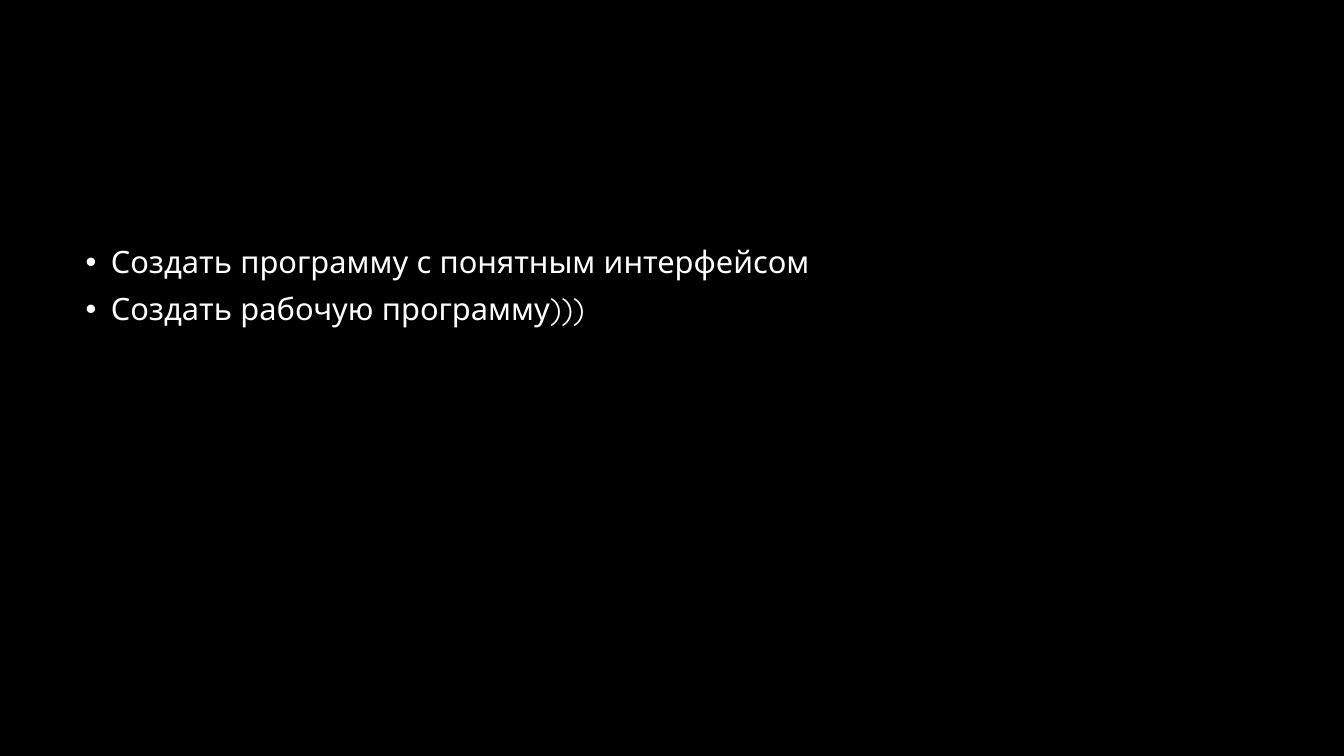
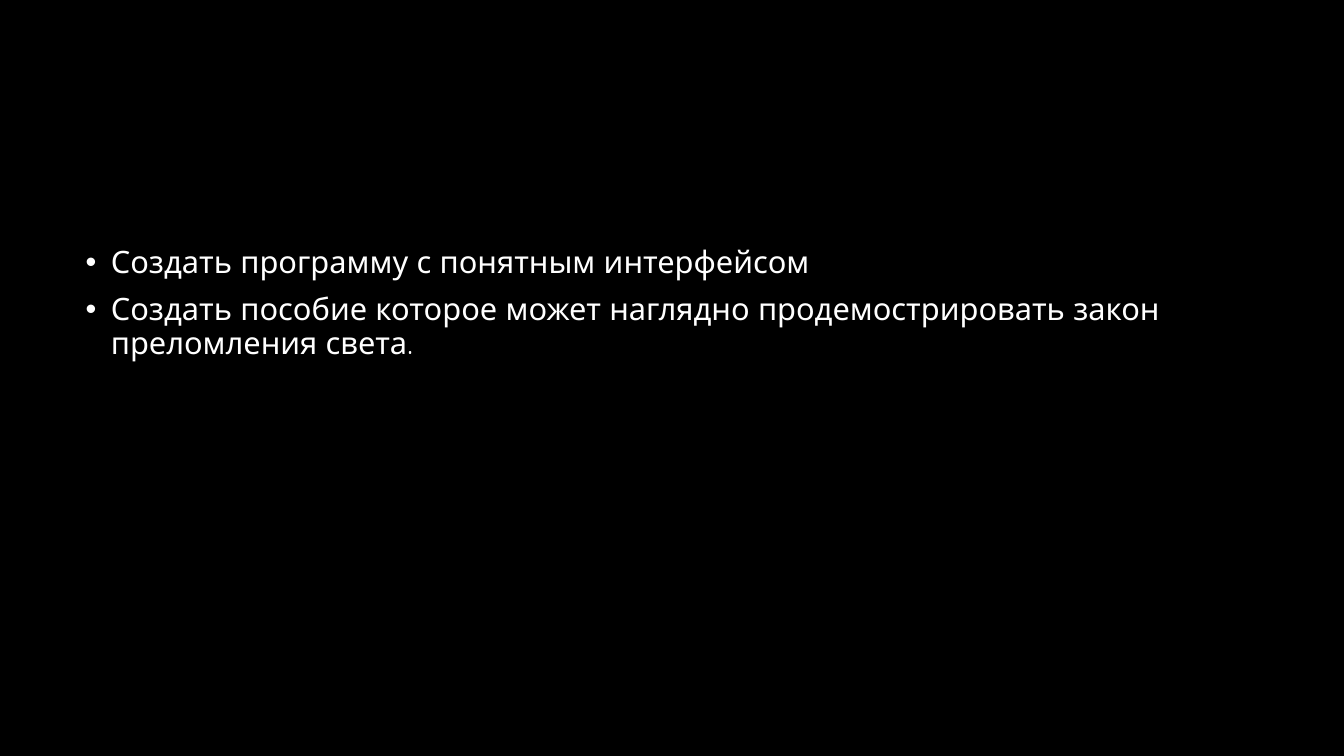
Before and after one commit to Catamba/refraction-of-the-beam-202, a slide deck: slide 4 of Преломление луча, при переходе из одной среды.pptx. Drawn at 1344x756 pixels with LibreOffice and Linux fonts; fonts in the diff are those of the drawing; background and template pictures are left out. Boxes give left, top, right and bottom in pixels: in the first picture for what was removed or moved away, otherwise in the second. Text is boxed around its words. In the diff, an @@ line names an element or a change of style, - is before the commit and + after.

```diff
--- a/Преломление луча, при переходе из одной среды.pptx
+++ b/Преломление луча, при переходе из одной среды.pptx
@@ text at [111, 296, 1159, 362]: text changed @@
-• Создать рабочую программу)))
+• Создать пособие которое может наглядно продемострировать закон преломления света.
```
Also in this commit, not shown: 1 other slide changed, 1 slide added, 1 slide removed.
